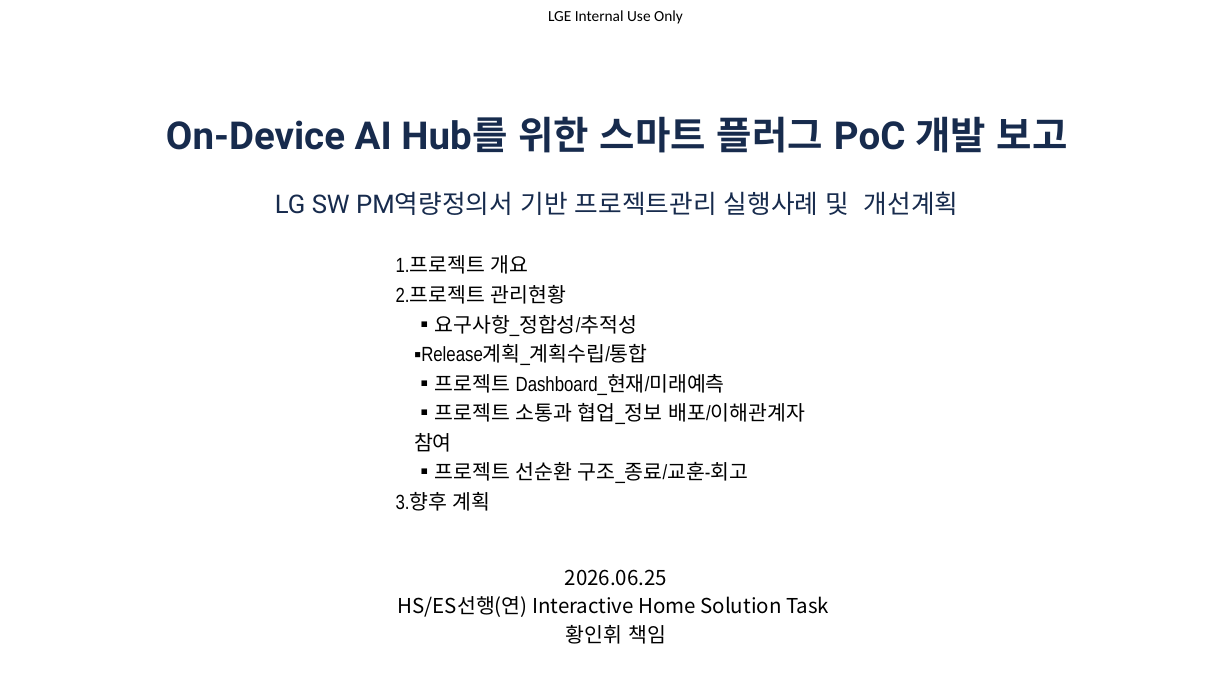
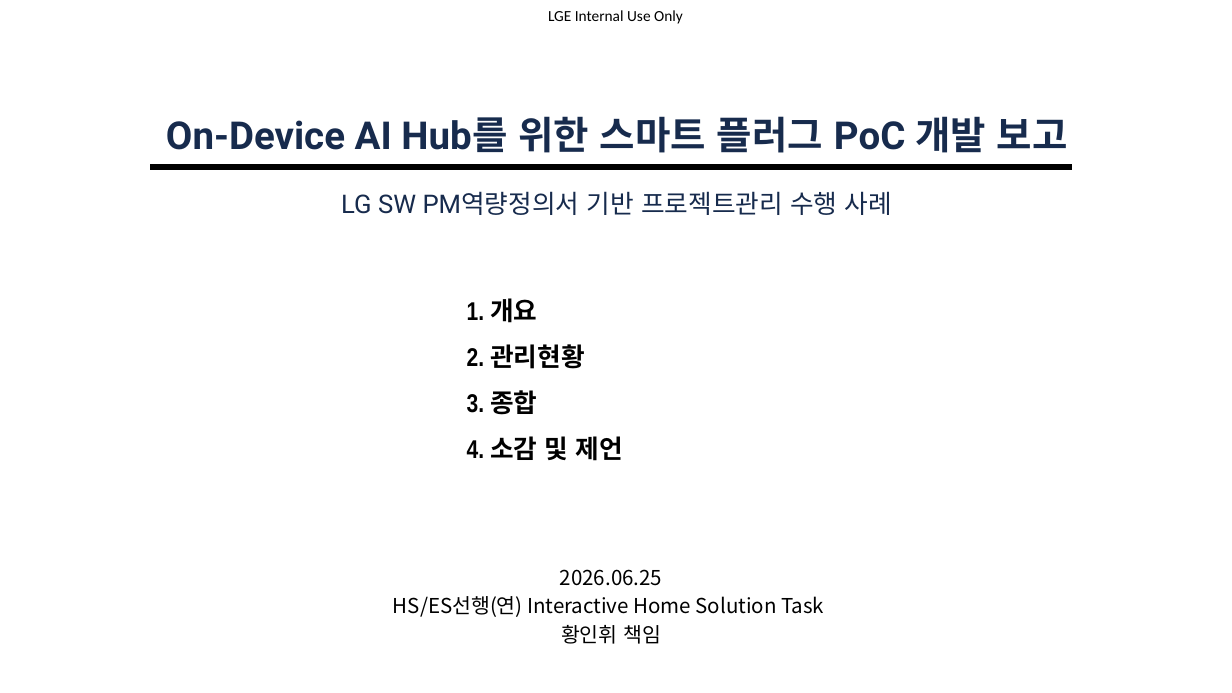
Before and after one commit to ihhwang/pm_final, a slide deck: slide 1 of PM역량인증_발표자료_v0.3.pptx. Drawn at 1232x693 pixels with LibreOffice and Linux fonts; fonts in the diff are those of the drawing. Boxes give left, top, right and bottom in pixels: in the first picture for what was removed or moved away, otherwise in the second. Text is boxed around its words. In the diff, an @@ line names an element or a change of style, - is before the commit and + after.

```diff
--- a/PM역량인증_발표자료_v0.3.pptx
+++ b/PM역량인증_발표자료_v0.3.pptx
@@ title at (166, 116, 1068, 215): text changed @@
-On-Device AI Hub를 위한 스마트 플러그 PoC 개발 보고
-LG SW PM역량정의서 기반 프로젝트관리 실행사례 및 개선계획
+On-Device AI Hub를 위한 스마트 플러그 PoC 개발 보고
+LG SW PM역량정의서 기반 프로젝트관리 수행 사례
@@ line added from (151, 166) to (1072, 166), #000000 4.5 pt @@
@@ subtitle at (467, 298, 623, 461): text changed; size 16 to 20 pt; bold on @@
-1.프로젝트 개요
-2.프로젝트 관리현황
-▪요구사항_정합성/추적성
-▪Release계획_계획수립/통합
-▪프로젝트 Dashboard_현재/미래예측
-▪프로젝트 소통과 협업_정보 배포/이해관계자 참여
-▪프로젝트 선순환 구조_종료/교훈-회고
-3.향후 계획
+1. 개요
+2. 관리현황
+3. 종합
+4. 소감 및 제언
@@ text "2026.06.25": place and size @@
-text "2026.06.25" at (398, 569, 829, 644)
+text "2026.06.25" at (393, 569, 824, 644)
```
Also in this commit, not shown: 7 other slides changed, 2 slides added, 1 slide removed.
